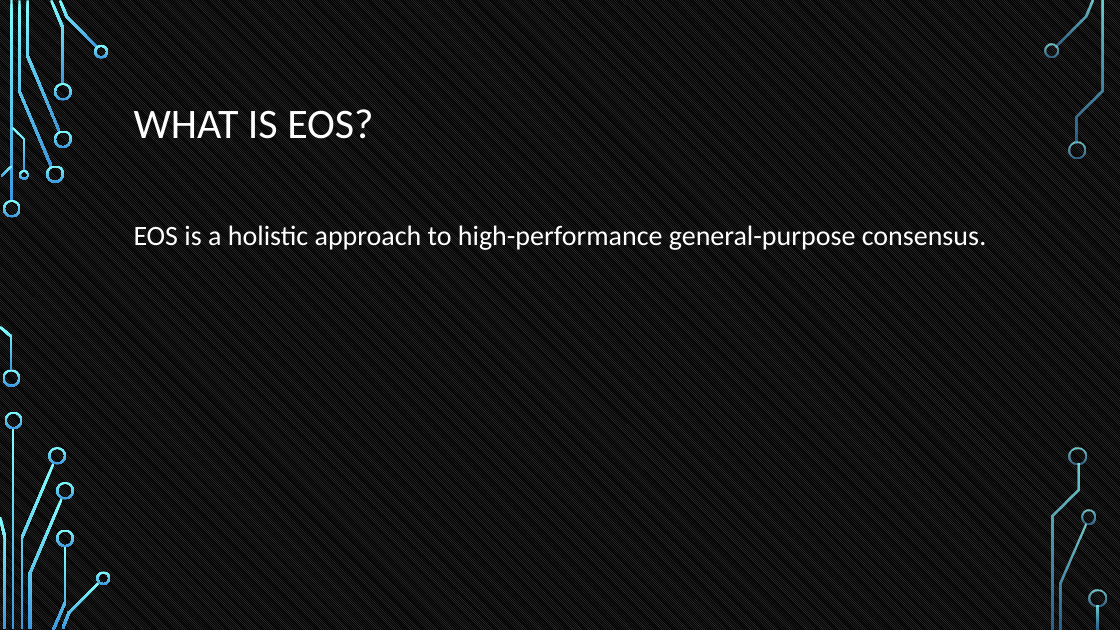
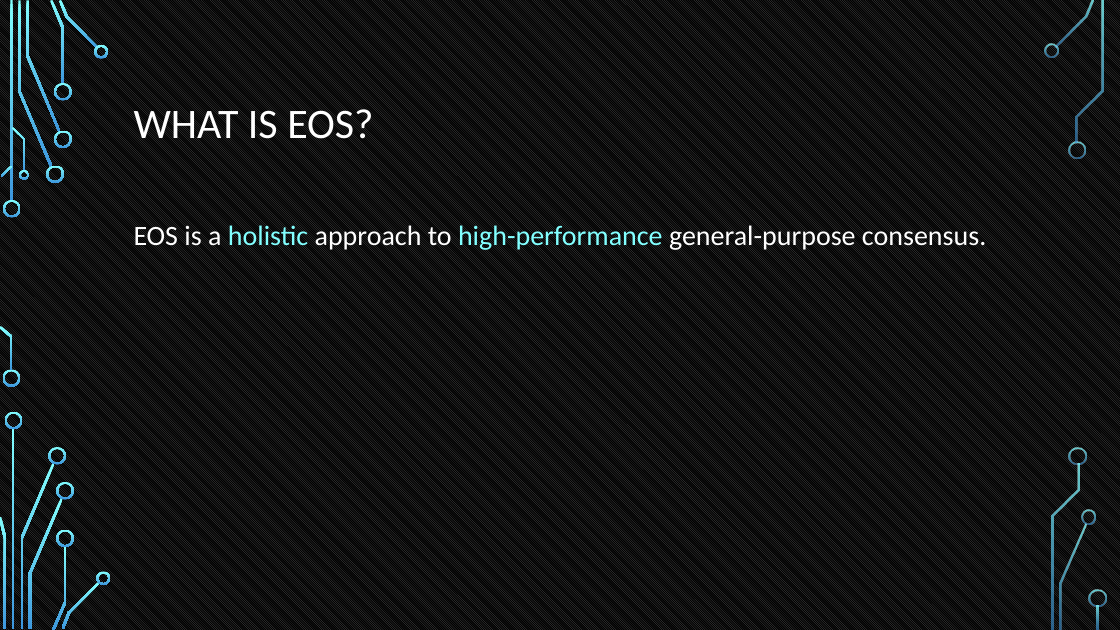
Before and after one commit to tokenika/tokenika.github.io, a slide deck: slide 25 of WarsawBlock.pptx. Drawn at 1120x630 pixels with LibreOffice and Linux fonts; fonts in the diff are those of the drawing. Boxes give left, top, right and bottom in pixels: in the first picture for what was removed or moved away, otherwise in the second. Text is boxed around its words. In the diff, an @@ line names an element or a change of style, - is before the commit and + after.

```diff
--- a/WarsawBlock.pptx
+++ b/WarsawBlock.pptx
@@ text "EOS is a holistic approach ..." at box(134, 225, 986, 250): text colour #FFFFFF to #82FFFF in "holistic high-performance" @@
```
Also in this commit, not shown: 2 other slides changed.
